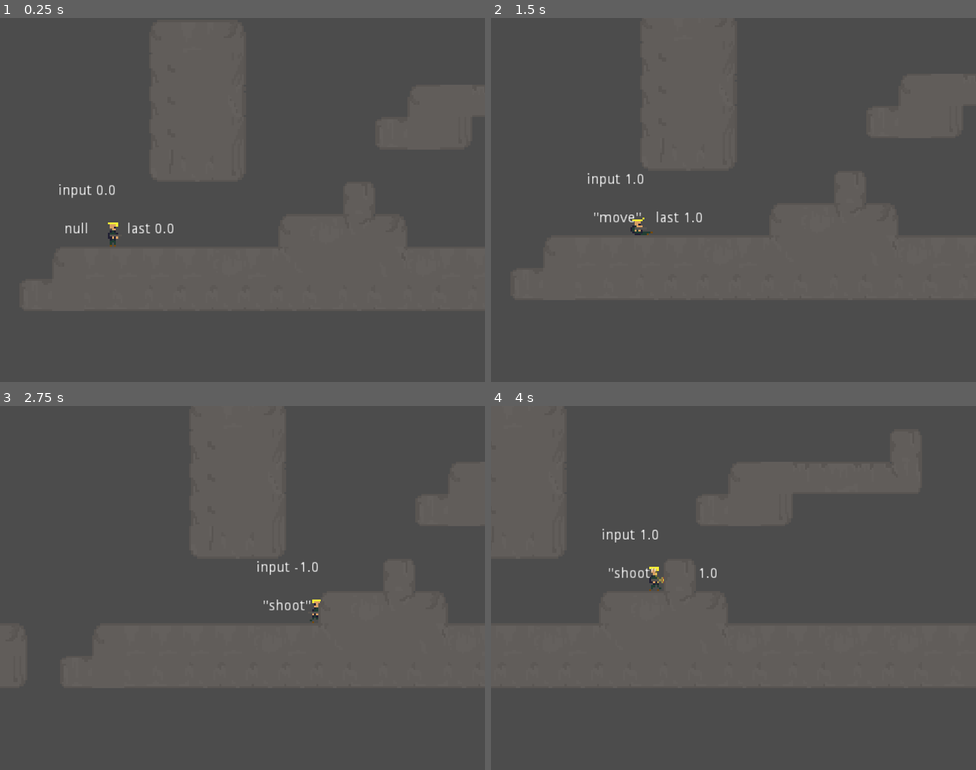
Above: before the commit, frames 1-4 (two rows, left to right).
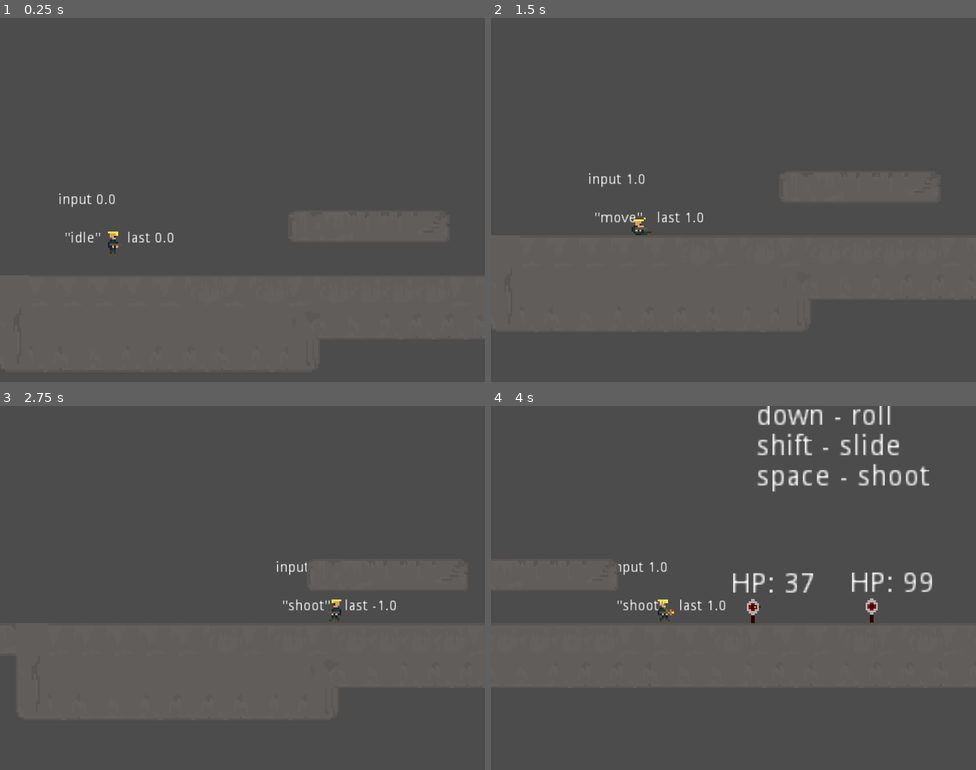
Above: after the commit, the same moments.

Repository: raczynskid/PixelSoldier
Game: Godot game, scene res://World.tscn
Same seed, same stepped clock (60 frames per second), same inputs: the game is played once before the commit and once after it.
Inputs:
- Up to frame 1 (0.25 s): no input
- Up to frame 2 (1.5 s): hold Space (fire) 0.53-1.28 s; hold Right (ui_right) from 0.53 s (still down); tap Up (ui_up) at 0.77 s; tap Shift (slide) at 1.35 s
- Up to frame 3 (2.75 s): tap Up (ui_up) at 1.52 s; release Right (ui_right) at 2.03 s; hold Left (ui_left) from 2.03 s (still down); hold Space (fire) from 2.03 s (still down)
- Up to frame 4 (4 s): release Left (ui_left) at 2.78 s; release Space (fire) at 2.78 s; hold Right (ui_right) from 2.78 s (still down); tap Shift (slide) at 2.85 s; tap Up (ui_up) at 3.02, 3.77 s; hold Space (fire) from 3.53 s (still down)

The runs differ from the first frame. In frame 1, 0.7% of the frame differs, in the area x 12-36%, y 45-66%; in frame 2, 0.4%; in frame 3, 0.6%; in frame 4, 3.4%, in the area x 23-91%, y 0-60%.

Commit message:
#21 practice dummy added, raycast collision signal with enemy hurtbox, die state for dummy

Diff:
--- /dev/null
+++ b/Characters/DummyTarget.gd
@@ -0,0 +1,34 @@
+extends KinematicBody2D
+
+var hp : int = 100
+var dead : bool = false
+onready var player = get_parent().get_node("Player")
+onready var rifle_beam = player.get_node("RifleBeam")
+
+func _ready():
+	rifle_beam.connect("hit_by_rifle", self, "_hit_by_rifle")
+
+func _hit_by_rifle(object):
+	if not dead:
+		# check if instance being collided
+		# with is self
+		if object == self:
+			hp -= Globals.RIFLE_DMG
+
+func _physics_process(_delta):
+	# only check for damage if not dead
+	if not dead:
+		if hp <= 0:
+			die()
+
+	# debug nodes
+	if not dead:
+		get_node("HPLabel").text = "HP: " + var2str(hp)
+	else:
+		get_node("HPLabel").text = "dead AF"
+
+func die():
+	# set dead state, disable collisions
+	dead = true
+	get_node("Hurtbox/CollisionShape2D").disabled = true
+	get_node("CollisionShape2D").disabled = true
--- /dev/null
+++ b/Characters/DummyTarget.tscn
@@ -0,0 +1,36 @@
+[gd_scene load_steps=5 format=2]
+
+[ext_resource path="res://Sprites/Characters/Dummy.png" type="Texture" id=1]
+[ext_resource path="res://Characters/DummyTarget.gd" type="Script" id=2]
+
+[sub_resource type="RectangleShape2D" id=1]
+extents = Vector2( 3.03621, 5.99408 )
+
+[sub_resource type="RectangleShape2D" id=2]
+extents = Vector2( 2.98366, 5.9678 )
+
+[node name="DummyTarget" type="KinematicBody2D" groups=[
+"enemies",
+]]
+z_index = -2
+script = ExtResource( 2 )
+
+[node name="Sprite" type="Sprite" parent="."]
+texture = ExtResource( 1 )
+
+[node name="Hurtbox" type="Area2D" parent="."]
+
+[node name="CollisionShape2D" type="CollisionShape2D" parent="Hurtbox"]
+shape = SubResource( 1 )
+
+[node name="CollisionShape2D" type="CollisionShape2D" parent="."]
+shape = SubResource( 2 )
+
+[node name="HPLabel" type="Label" parent="."]
+margin_left = -11.4319
+margin_top = -20.2102
+margin_right = 11.5681
+margin_bottom = -6.21022
+__meta__ = {
+"_edit_use_anchors_": false
+}
--- a/Characters/Player.tscn
+++ b/Characters/Player.tscn
@@ -560,4 +560,4 @@
 position = Vector2( 0, -6 )
 texture = ExtResource( 2 )
 hframes = 56
-frame = 31
+frame = 6
--- a/Globals.gd
+++ b/Globals.gd
@@ -8,5 +8,6 @@
 const BULLETSPEED = 900
 
 const PLAYER_SLIDE_FACTOR = 20
+const RIFLE_DMG = 1
 
 const UP = Vector2(0, -1)
--- a/Weapons/RifleBeam.gd
+++ b/Weapons/RifleBeam.gd
@@ -1,4 +1,7 @@
 extends Node2D
+
+# set signals
+signal hit_by_rifle(object)
 
 # set max length of raycast
 const MAX_LENGTH = 500
@@ -10,6 +13,7 @@
 onready var player = get_parent()
 onready var shot_direction = Vector2(1,0)
 var max_cast_to = Vector2.ZERO
+var current_collider = null
 
 # recieve signals from AnimationPlayer
 func shoot_up():
@@ -43,9 +47,34 @@
 	# send the raycast to max length looking for collisions
 	ray.cast_to = max_cast_to
 
-	# set ray endpoint at first collision
+	# check for collisions with raycast
 	if ray.is_colliding():
+		# set ray endpoint at first collision
 		end.global_position = ray.get_collision_point()
+
+		# if player is in firing mode check
+		# what object is being collided with
+		if player.current_state == "shoot":
+			# set ray endpoint at first collision
+			current_collider = ray.get_collider()
+
+			# check if collision target is in enemies group
+			if current_collider.is_in_group("enemies"):
+
+				# emit signal if enemy was hit
+				emit_signal("hit_by_rifle", current_collider)
+
+			# placeholder for destructible environment objects
+			else:
+				pass
+
+		# placeholder for enemies or objects reacting
+		# to being aimed at
+		else:
+			pass
+
+	# if no collision set endpoint at max raycast length
+	# (max weapon range)
 	else:
 		end.global_position = ray.cast_to
 
--- a/Weapons/RifleBeam.tscn
+++ b/Weapons/RifleBeam.tscn
@@ -46,3 +46,4 @@
 [node name="RayCast2D" type="RayCast2D" parent="."]
 enabled = true
 cast_to = Vector2( 100, 0 )
+[connection signal="hit_by_rifle" from="." to="." method="_hit_by_rifle"]
--- a/World.tscn
+++ b/World.tscn
@@ -1,7 +1,8 @@
-[gd_scene load_steps=4 format=2]
+[gd_scene load_steps=5 format=2]
 
 [ext_resource path="res://Environments/Tiles.tscn" type="PackedScene" id=1]
 [ext_resource path="res://Characters/Player.tscn" type="PackedScene" id=2]
+[ext_resource path="res://Characters/DummyTarget.tscn" type="PackedScene" id=3]
 
 [sub_resource type="AnimationNodeStateMachinePlayback" id=1]
 
@@ -13,7 +14,7 @@
 [node name="Level" type="Node" parent="."]
 
 [node name="Player" parent="Level" instance=ExtResource( 2 )]
-position = Vector2( 223.168, 327.149 )
+position = Vector2( 202.379, 504.483 )
 
 [node name="AnimationTree" parent="Level/Player" index="0"]
 process_mode = 0
@@ -22,9 +23,6 @@
 
 [node name="AnimationPlayer" parent="Level/Player" index="1"]
 method_call_mode = 1
-
-[node name="Body" parent="Level/Player" index="6"]
-frame = 6
 
 [node name="Label" type="Label" parent="Level/Player"]
 margin_left = -27.9873
@@ -59,13 +57,13 @@
 [node name="Tiles" parent="Level" instance=ExtResource( 1 )]
 
 [node name="ConcreteWalls" parent="Level/Tiles" index="0"]
-tile_data = PoolIntArray( 65576, 0, 0, 65577, 0, 131076, 655 …(6990 unchanged characters)… 7157, 0, 65537, 2097158, 0, 65538, 2097199, 0, 131072, 2097200, 0, 5, 2097201, 0 …(1999 unchanged characters)…
+tile_data = PoolIntArray( 65576, 0, 0, 65577, 0, 131076, 655 …(6990 unchanged characters)… 7157, 0, 65537, 2097158, 0, 65538, 2097170, 0, 327680, 2097171, 0, 327684, 2097172, 0, 196612, 2097173, 0, 196612, 2097174, 0, 393219, 2097199, 0, 131072, 2097200, 0, 5, 2097201, 0 …(1999 unchanged characters)…
 
 [node name="RichTextLabel" type="RichTextLabel" parent="Level"]
-margin_left = 294.0
-margin_top = 453.0
-margin_right = 506.0
-margin_bottom = 535.0
+margin_left = 436.339
+margin_top = 405.429
+margin_right = 648.339
+margin_bottom = 487.429
 text = "left/right arrow -move
 up - jump (nie spacja)
 down - roll
@@ -75,6 +73,12 @@
 "_edit_use_anchors_": false
 }
 
+[node name="KinematicBody2D" parent="Level" instance=ExtResource( 3 )]
+position = Vector2( 434.557, 538.01 )
+
+[node name="KinematicBody2D2" parent="Level" instance=ExtResource( 3 )]
+position = Vector2( 493.366, 537.635 )
+
 [editable path="Level/Player"]
 
 [editable path="Level/Tiles"]
Not shown, added: Sprites/Backgrounds/building_with_mural_asset_background.png.import
Not shown, added: Sprites/Characters/Dummy.png.import
Not shown, added: Sprites/Characters/General.png.import
Not shown, changed: Run.pck
